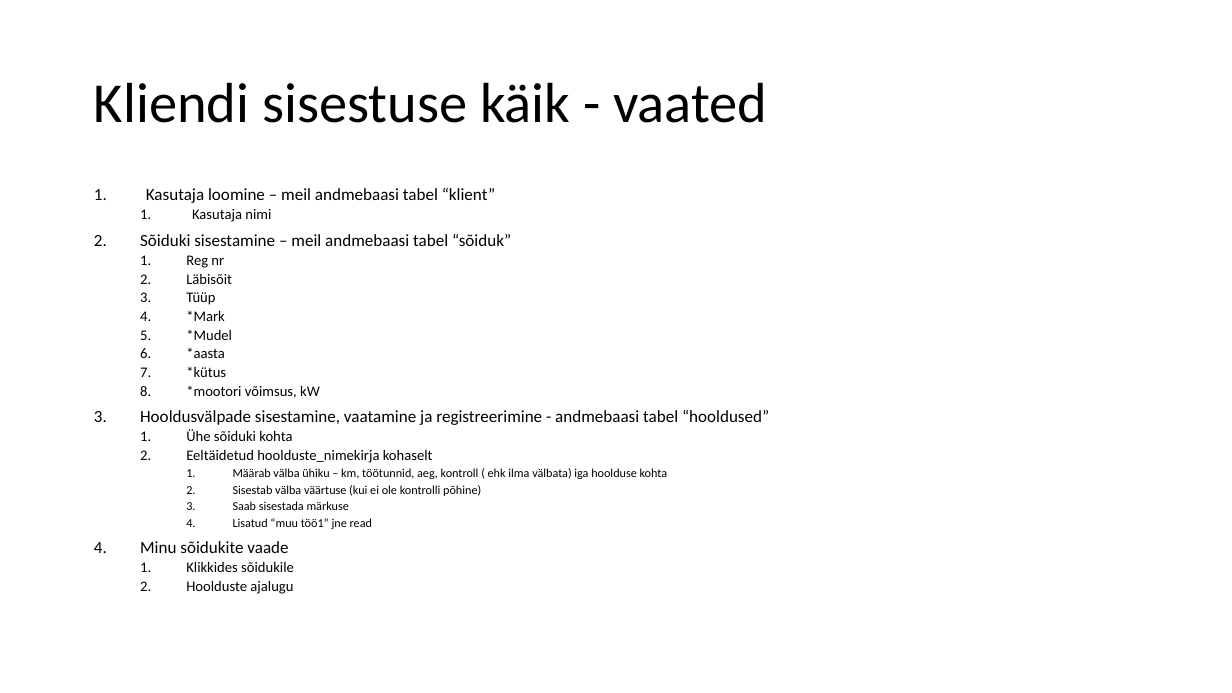
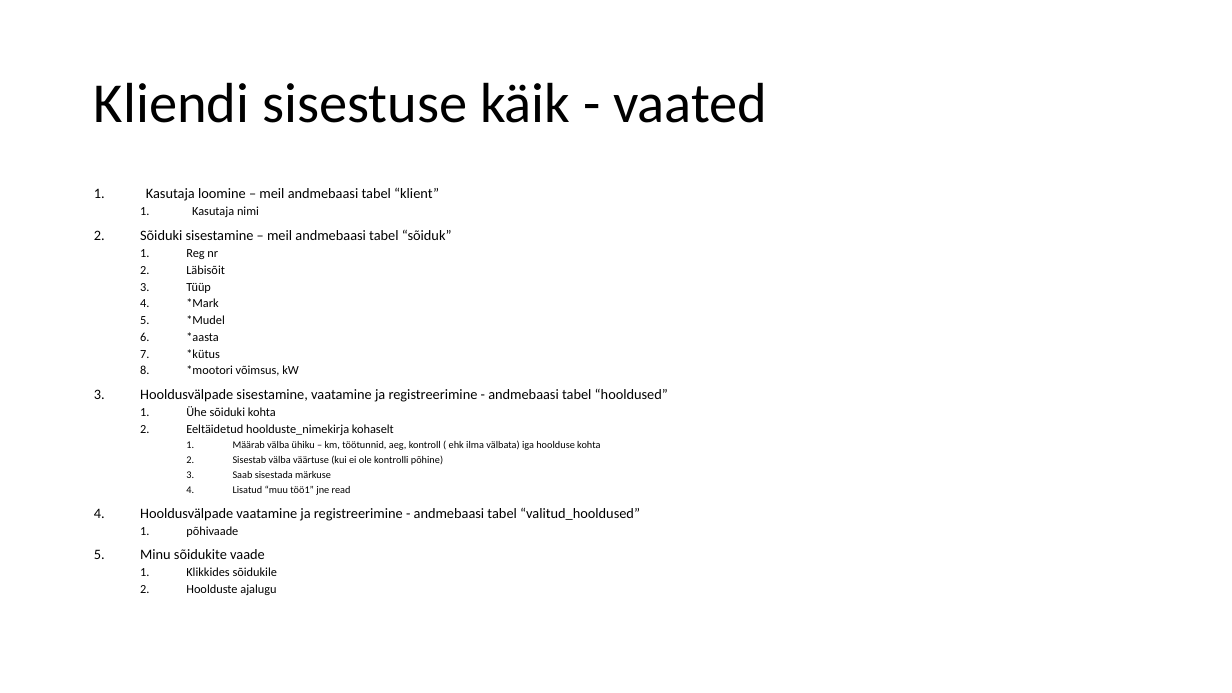
Before and after one commit to Karmorg/Vehstory, a slide deck: slide 5 of Materjalid/Vehstory.pptx. Drawn at 1232x693 pixels with LibreOffice and Linux fonts; fonts in the diff are those of the drawing. Boxes give left, top, right and bottom in pixels: in the first picture for what was removed or moved away, otherwise in the second. Text is boxed around its words. In the diff, an @@ line names an element or a change of style, - is before the commit and + after.

```diff
--- a/Materjalid/Vehstory.pptx
+++ b/Materjalid/Vehstory.pptx
@@ text at box(140, 188, 668, 595): size 13.3 to 11.2 pt in "Kasutaja loomine – meil andmebaasi tabel “klient”", "Sõiduki sisestamine – meil andmebaasi tabel “sõiduk”", "Hooldusvälpade sisestamine, vaatamine ja registreerimine - a ...", "Minu sõidukite vaade"; size 11.4 to 9.6 pt in "Kasutaja nimi", "Reg nr", "Läbisõit", "Tüüp" and 9 more places; size 9.5 to 8 pt in "Määrab välba ühiku – km, töötunnid, aeg, ...", "Sisestab välba väärtuse (kui ei ole kontrolli ...", "Saab sisestada märkuse", "Lisatud “muu töö1” jne read" @@
@@ text at box(186, 526, 238, 537): paragraphs added @@
+4. Hooldusvälpade vaatamine ja registreerimine - andmebaasi tabel “valitud_hooldused”
+  1. põhivaade
```
Also in this commit, not shown: 1 other file.
